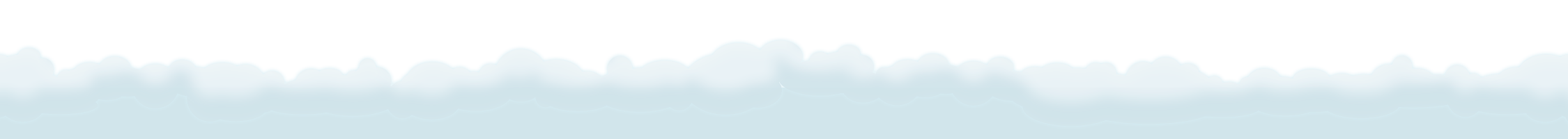
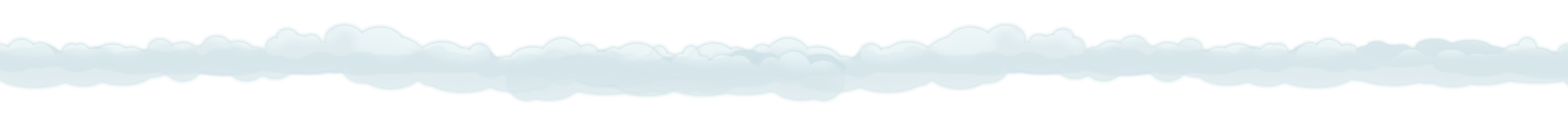
Before/after of a w=1568, h=139 layered artwork. What changed in the layer stack:
hid group "Midground" (3 layers) over [0, 40, 1568, 139]
showed group "Background" (4 layers) over [0, 25, 1568, 101]
